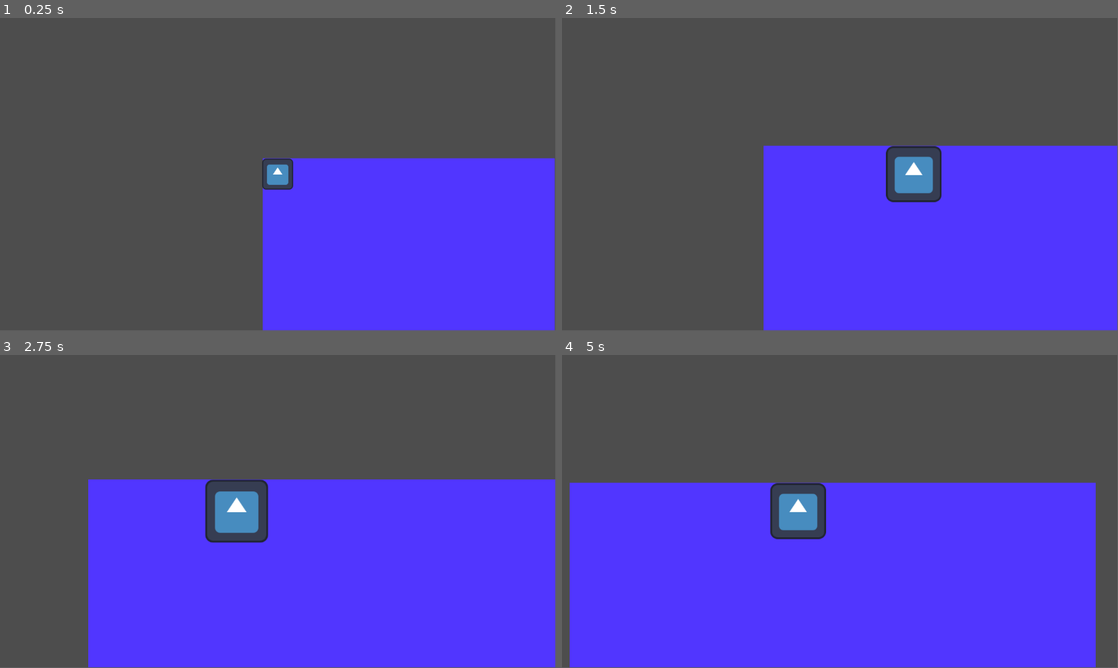
Above: before the commit, frames 1-4 (two rows, left to right).
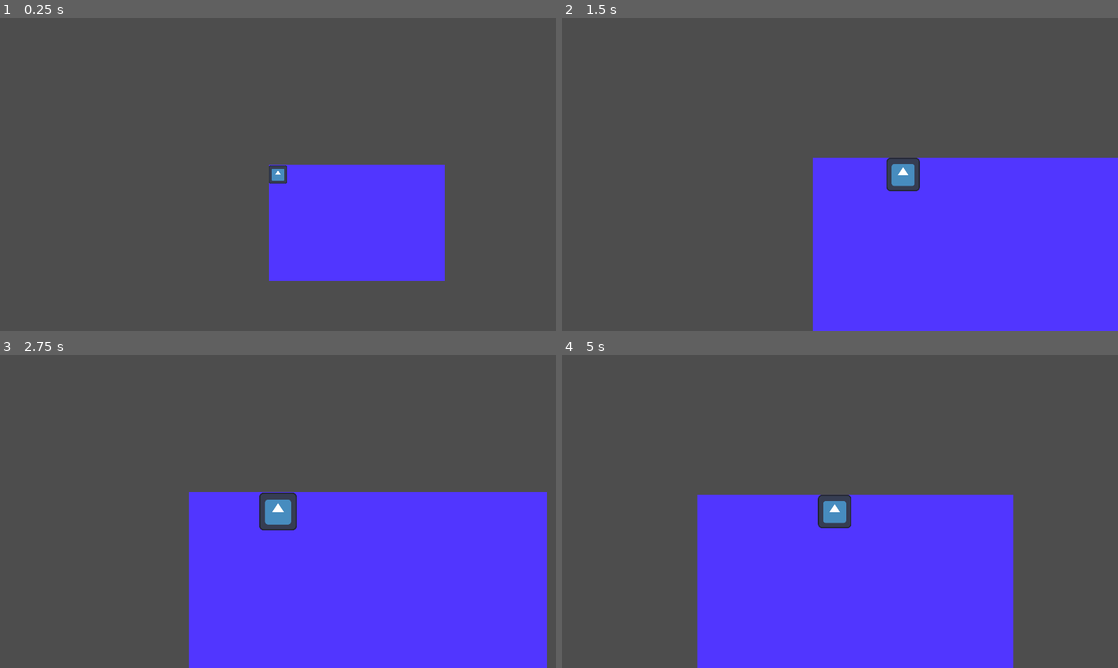
Above: after the commit, the same moments.

Repository: yasukawa426/top-down-shooter
Game: Godot game, scene res://scenes/main.tscn
Two runs of this game, one before a commit and one after it. Both use one fixed random seed, a clock stepped at 60 frames per second and the inputs below. The engine's default icon, where the game draws it, is replaced by a stand-in: a white triangle on a blue panel in a dark square.
Inputs (mouse positions are in pixels of both pictures, inside the frame that each line leads up to):
- Up to frame 1 (0.25 s): no input
- Up to frame 2 (1.5 s): tap Enter (ui_accept) at 0.5, 0.77 s; move the mouse to (962, 158) at 0.52 s; hold Mouse wheel up (zoom_in) 0.53-1.28 s; hold D (move_right) from 0.53 s (still down); move the mouse to (728, 190) at 1.27 s; tap Mouse wheel down (zoom_out) at 1.35 s
- Up to frame 3 (2.75 s): tap Enter (ui_accept) at 1.52 s; move the mouse to (333, 442) at 2.02 s; release D (move_right) at 2.03 s; hold A (move_left) from 2.03 s (still down); hold Mouse wheel up (zoom_in) from 2.03 s (still down)
- Up to frame 4 (5 s): move the mouse to (812, 574) at 2.77 s; release A (move_left) at 2.78 s; release Mouse wheel up (zoom_in) at 2.78 s; hold D (move_right) 2.78-4.28 s; tap Mouse wheel down (zoom_out) at 2.85, 4.35 s; tap Enter (ui_accept) at 3.02, 3.77, 4.52 s; move the mouse to (1006, 558) at 3.52 s; hold Mouse wheel up (zoom_in) 3.53-4.28 s; move the mouse to (673, 464) at 4.27 s; hold A (move_left) from 4.28 s (still down)
The window is 799x449 before the commit and 800x450 after it. Grey fills any space a smaller window leaves; there, only what the larger window draws over its background counts as a difference.

The runs differ from the first frame. In frame 1, 17% of the frame differs, in the area x 47-100%, y 44-100%; in frame 2, 8.5%; in frame 3, 17%; in frame 4, 26%, in the area x 1-96%, y 40-100%.

Commit message:
feat: add viewport size and strech mode

Diff:
--- a/project.godot
+++ b/project.godot
@@ -14,6 +14,14 @@
 run/main_scene="uid://casmc0sauekke"
 config/features=PackedStringArray("4.6", "Forward Plus")
 config/icon="res://assets/icon.svg"
+
+[display]
+
+window/size/viewport_width=1920
+window/size/viewport_height=1080
+window/size/mode=4
+window/stretch/mode="viewport"
+window/stretch/aspect="expand"
 
 [editor_plugins]
 
